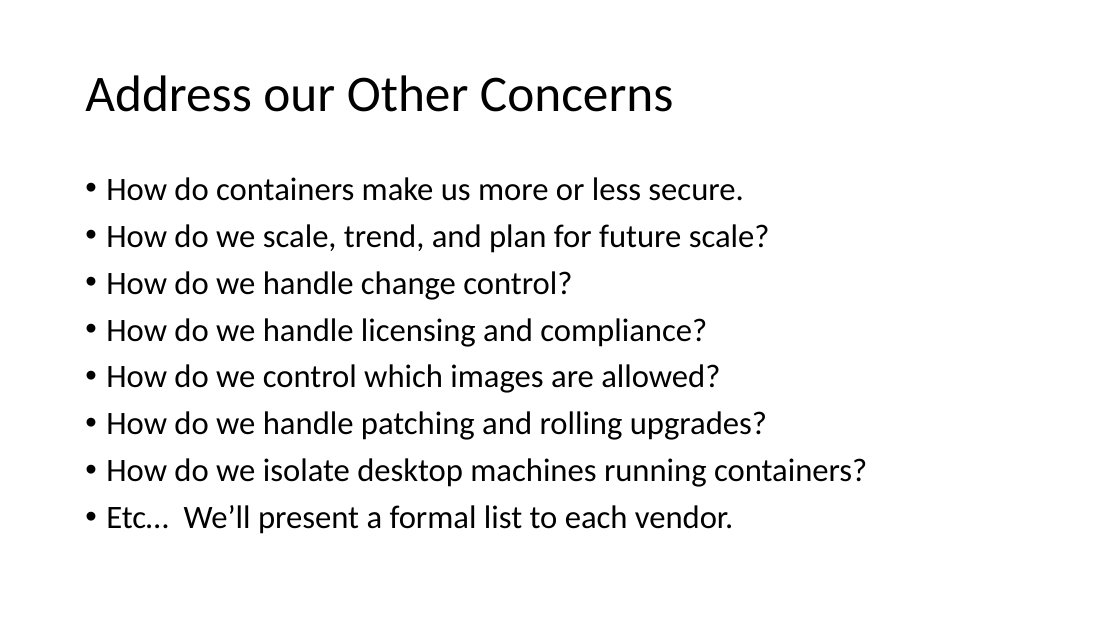
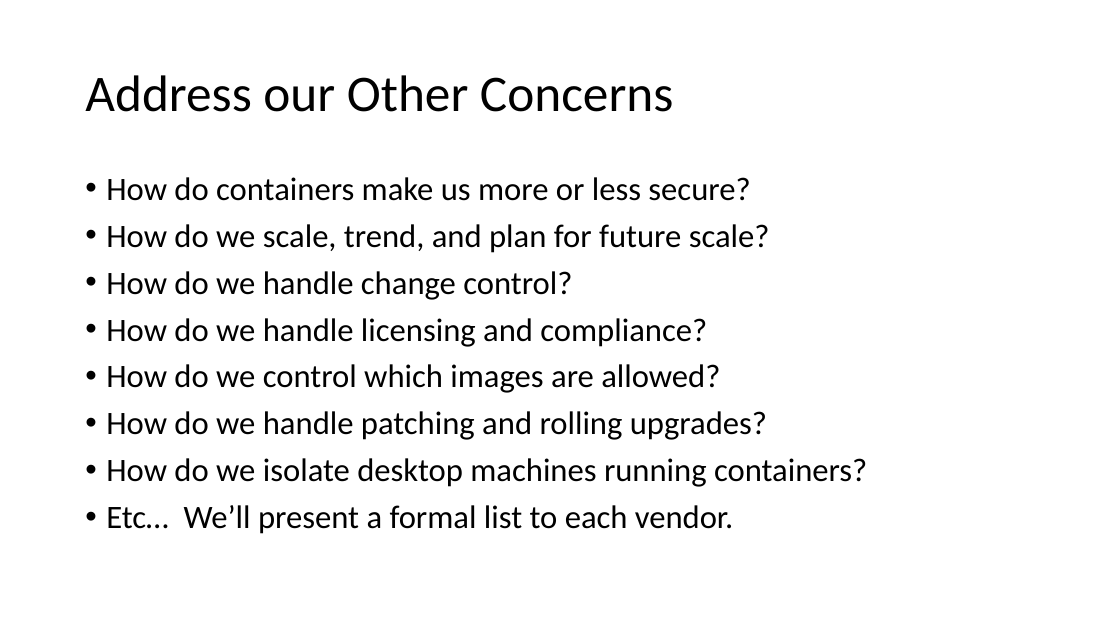
Before and after one commit to EnterpriseProductsLP/docker-straw-man, a slide deck: slide 12 of Docker Proofs of Concept.pptx. Drawn at 1120x630 pixels with LibreOffice and Linux fonts; fonts in the diff are those of the drawing. Boxes give left, top, right and bottom in pixels: in the first picture for what was removed or moved away, otherwise in the second. Text is boxed around its words. In the diff, an @@ line names an element or a change of style, - is before the commit and + after.

```diff
--- a/Docker Proofs of Concept.pptx
+++ b/Docker Proofs of Concept.pptx
@@ text at [106,177,750,201]: text changed @@
-• How do containers make us more or less secure.
+• How do containers make us more or less secure?
```
Also in this commit, not shown: 8 other slides changed, 1 slide removed.
